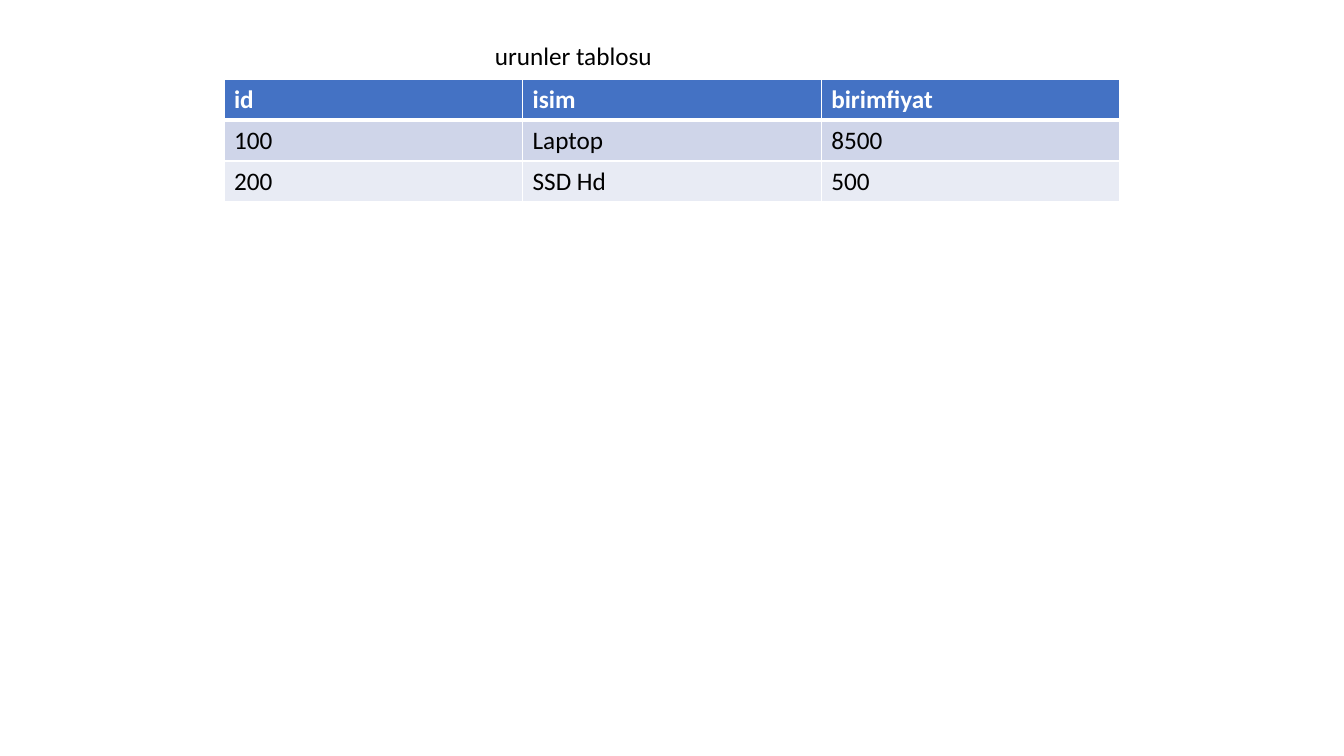
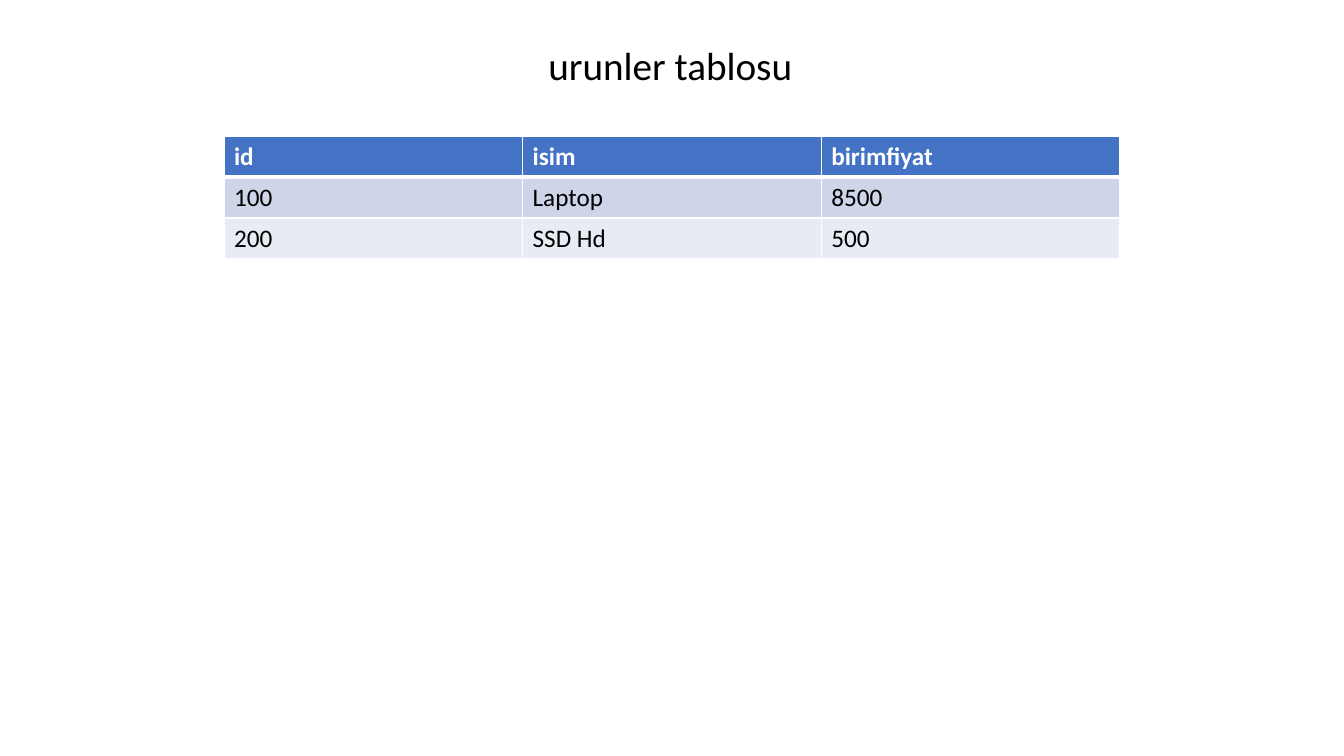
Before and after one commit to celalaksu/Python-Programlama-Kursu, a slide deck: slide 36 of Python txt json Dosyaları ve SQLite Veritabanı.pptx (slide 34 before the commit). Drawn at 1344x756 pixels with LibreOffice and Linux fonts; fonts in the diff are those of the drawing. Boxes give left, top, right and bottom in pixels: in the first picture for what was removed or moved away, otherwise in the second. Text is boxed around its words. In the diff, an @@ line names an element or a change of style, - is before the commit and + after.

```diff
--- a/Python txt json Dosyaları ve SQLite Veritabanı.pptx
+++ b/Python txt json Dosyaları ve SQLite Veritabanı.pptx
@@ text "urunler tablosu": place and size @@
-text "urunler tablosu" at [495,47,652,66]
+text "urunler tablosu" at [548,52,792,81]
@@ text "urunler tablosu" at [548,52,792,81]: size 18 to 28 pt @@
@@ table: place and size @@
-table at [224,80,1119,203]
+table at [224,136,1119,259]
```
Also in this commit, not shown: 17 other slides changed, 7 slides added, 1 slide removed.
